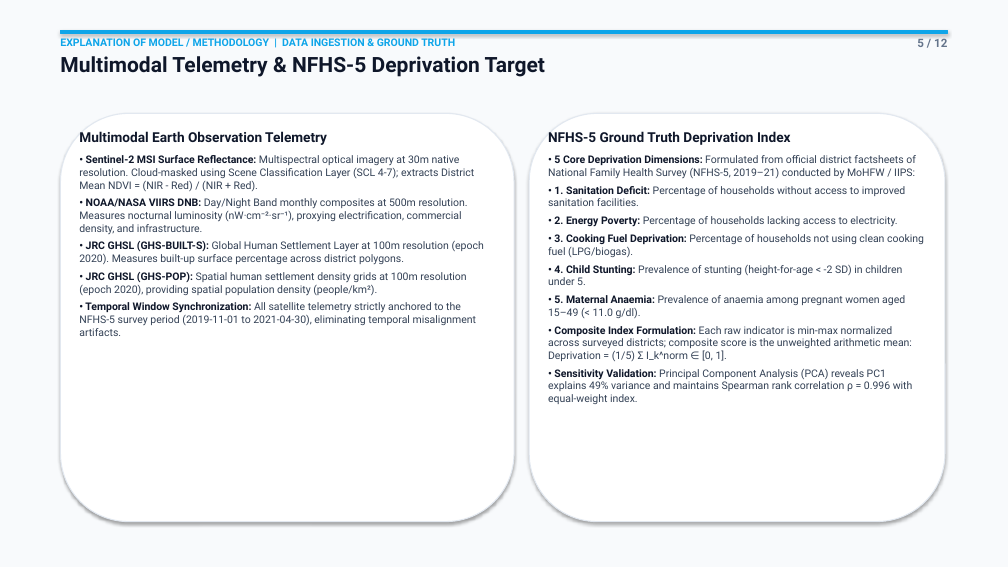
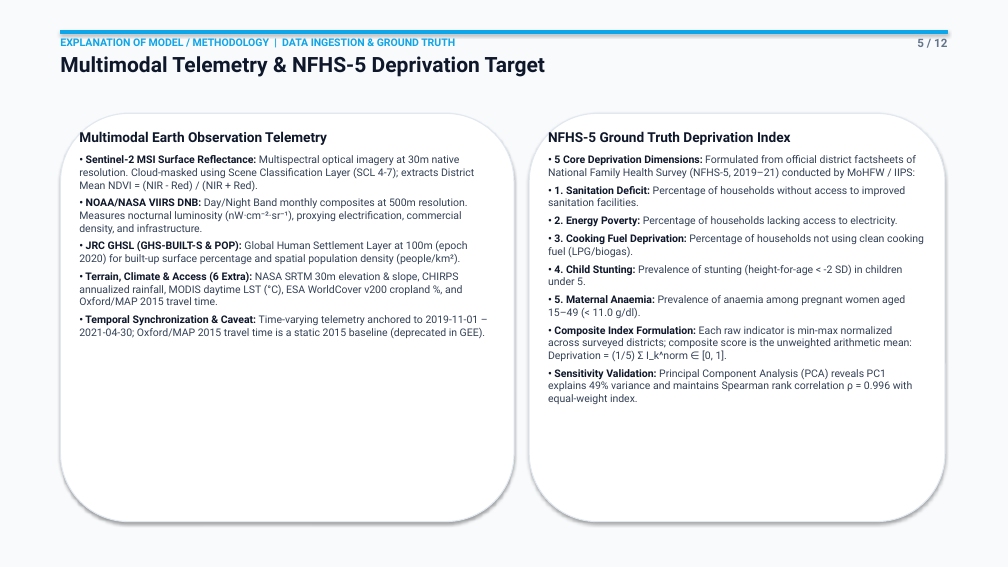
Before and after one commit to ditheshshettigar00-jpg/GeoPovertyAI, a slide deck: slide 5 of GeoPovertyAI_2nd_Review_Presentation.pptx. Drawn at 1008x567 pixels with LibreOffice and Linux fonts; fonts in the diff are those of the drawing. Boxes give left, top, right and bottom in pixels: in the first picture for what was removed or moved away, otherwise in the second. Text is boxed around its words. In the diff, an @@ line names an element or a change of style, - is before the commit and + after.

```diff
--- a/GeoPovertyAI_2nd_Review_Presentation.pptx
+++ b/GeoPovertyAI_2nd_Review_Presentation.pptx
@@ text at bbox=[79, 241, 485, 338]: text changed @@
-• JRC GHSL (GHS-BUILT-S): Global Human Settlement Layer at 100m resolution (epoch 2020). Measures built-up surface percentage across district polygons.
-• JRC GHSL (GHS-POP): Spatial human settlement density grids at 100m resolution (epoch 2020), providing spatial population density (people/km²).
-• Temporal Window Synchronization: All satellite telemetry strictly anchored to the NFHS-5 survey period (2019-11-01 to 2021-04-30), eliminating temporal misalignment artifacts.
+• JRC GHSL (GHS-BUILT-S & POP): Global Human Settlement Layer at 100m (epoch 2020) for built-up surface percentage and spatial population density (people/km²).
+• Terrain, Climate & Access (6 Extra): NASA SRTM 30m elevation & slope, CHIRPS annualized rainfall, MODIS daytime LST (°C), ESA WorldCover v200 cropland %, and Oxford/MAP 2015 travel time.
+• Temporal Synchronization & Caveat: Time-varying telemetry anchored to 2019-11-01 – 2021-04-30; Oxford/MAP 2015 travel time is a static 2015 baseline (deprecated in GEE).
```
Also in this commit, not shown: 9 other slides changed, 19 other files.
